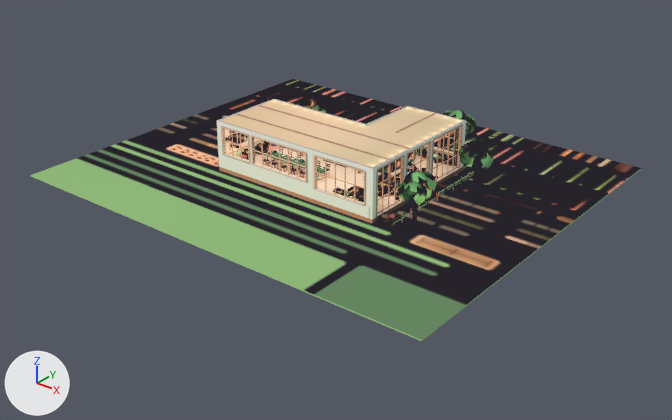
Two versions of the glTF model frontend/public/assets/study_themes/cafe_room_3d/study_room_v2.glb, one commit apart.
One viewpoint serves both versions: a camera (50 mm lens) standing at (53.8, -51.6, 31.6) and looking at (9.3, 4.1, -2.9). The lights are fixed; the arrows at lower left show +X, +Y and +Z. The first picture is the older version. Where no turn or scale is listed for an object, it has been applied to the vertices. Vertices at exactly the same position are counted once.

Objects in the first picture: 'room_outdoors', 'room_props', 'room_shell'.
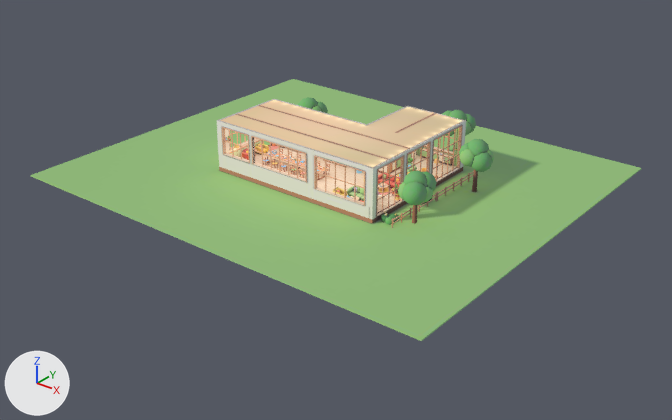
Where the change shows, as pixel boxes (x1, y1, x2, y2) in the pictures (672 x 420 px):
part 1 of me_sv2_room_outdoors, surface changed (lighter)
    both: (74, 79, 641, 341)
part 2 of me_sv2_room_props, surface changed
    both: (225, 128, 459, 202)

The edits, one by one:
me_sv2_room_outdoors has 1944 vertices, 3500 faces and spans x -12.0..28.0, y -11.0..23.0, z -0.5..4.2.
me_sv2_room_outdoors is used by ob_room_outdoors; location (0.0, 0.0, 0.0).
me_sv2_room_outdoors part 1: texture (UV) coordinates of 3485 of 3500 faces, centred in x -12.0..28.0, y -11.0..23.0, z -0.5..4.1, changed; they spanned u 0.0..0.93, v 0.0..0.95 and now span u 0.0..0.94, v 0.0..0.94.
me_sv2_room_props is used by ob_room_props; location (0.0, 0.0, 0.0).
me_sv2_room_props had 22869 vertices, 38218 faces and spanned x 0.0..16.1, y 0.0..12.7, z 0.0..4.2.
me_sv2_room_props now has 22813 vertices, 38134 faces and spans x 0.0..16.1, y 0.0..12.7, z 0.0..4.2.
me_sv2_room_props part 2: 35580 kept faces spanning x 0.0..16.1, y 0.0..12.7, z 0.0..4.2 get new texture (UV) coordinates.
Edits to the shape of me_sv2_room_props do not show in these pictures.
